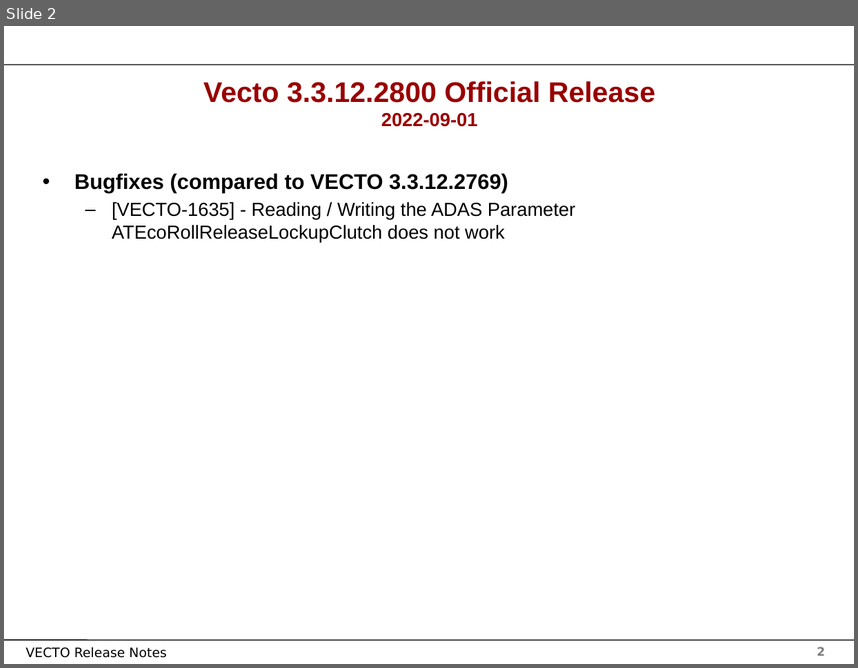
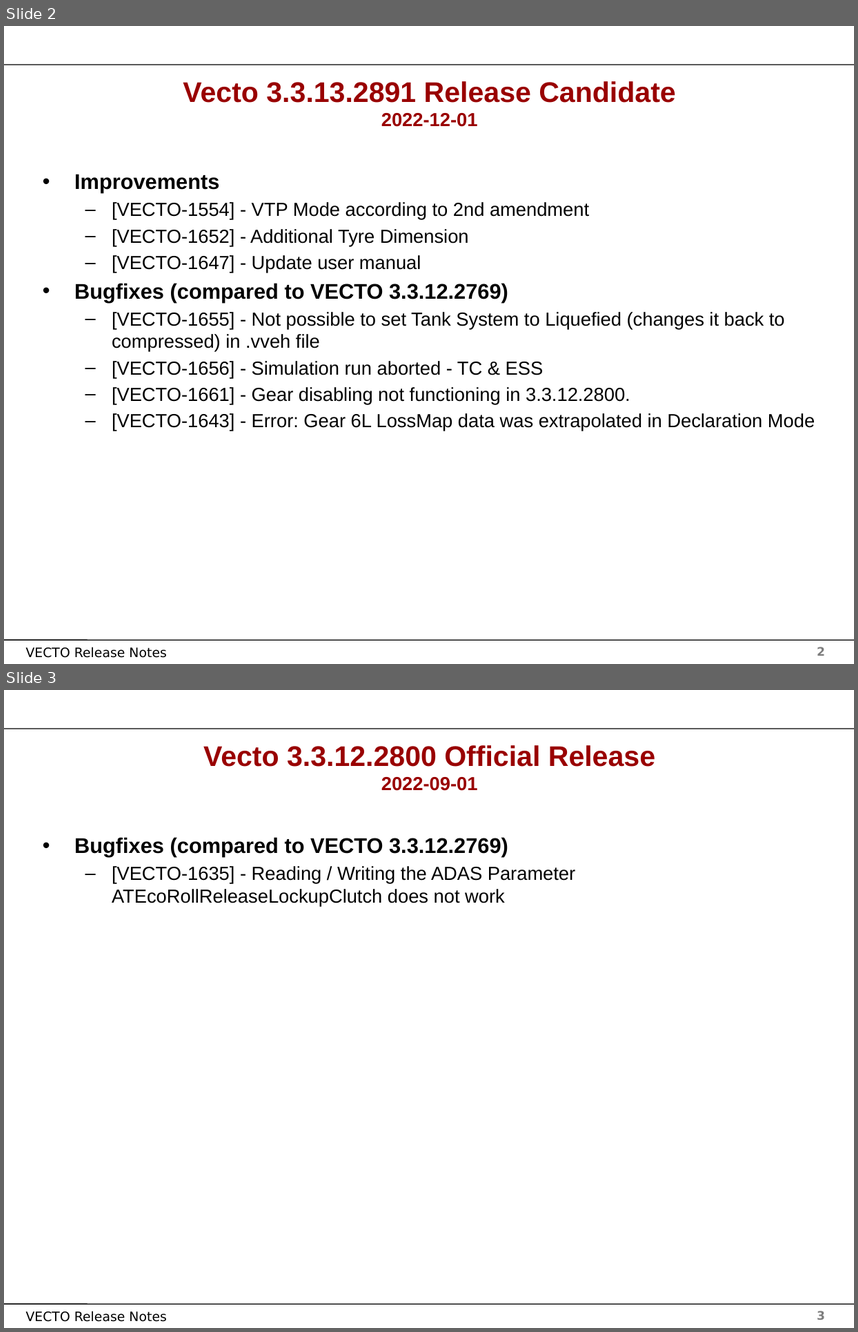
Before and after one commit to mohgsaad-art/VECTO, a slide deck: Documentation/User Manual Source/Release Notes Vecto3.x.pptx. Shown one above the other, each under a label of ours: slide 2 before the commit, slides 2 and 3 after it. The pictures are 858x668 and 858x1332 pixels, drawn with LibreOffice and Linux fonts; fonts in the diff are those of the drawing; background and template pictures are left out. Boxes give left, top, right and bottom in pixels: in the first picture for what was removed or moved away, otherwise in the second. Text is boxed around its words. In the diff, an @@ line names an element or a change of style, - is before the commit and + after.

Commit message:
preparing new release candidate

```diff
--- a/Documentation/User Manual Source/Release Notes Vecto3.x.pptx
+++ b/Documentation/User Manual Source/Release Notes Vecto3.x.pptx
@@ slide 2 added at bbox=[4, 26, 854, 664], background #FFFFFF; not listed: 4 template elements that a slide beside it also shows @@
@@ title added at bbox=[183, 81, 675, 127], 24 pt, text #990000, bold @@
+Vecto 3.3.13.2891 Release Candidate
+2022-12-01
@@ text added at bbox=[74, 174, 815, 431], 16 pt, text #000000 @@
+• Improvements
+  – [VECTO-1554] - VTP Mode according to 2nd amendment
+  – [VECTO-1652] - Additional Tyre Dimension
+  – [VECTO-1647] - Update user manual
+• Bugfixes (compared to VECTO 3.3.12.2769)
+  – [VECTO-1655] - Not possible to set Tank System to Liquefied (changes it back to compressed) in .vveh file
+  – [VECTO-1656] - Simulation run aborted - TC & ESS
+  – [VECTO-1661] - Gear disabling not functioning in 3.3.12.2800.
+  – [VECTO-1643] - Error: Gear 6L LossMap data was extrapolated in Declaration Mode
@@ what was slide 2 is now slide 3 @@
@@ page number at bbox=[817, 1310, 825, 1319]: text changed @@
-2
+3
```
Also in this commit, not shown: 1 slide changed, 13 other files.
